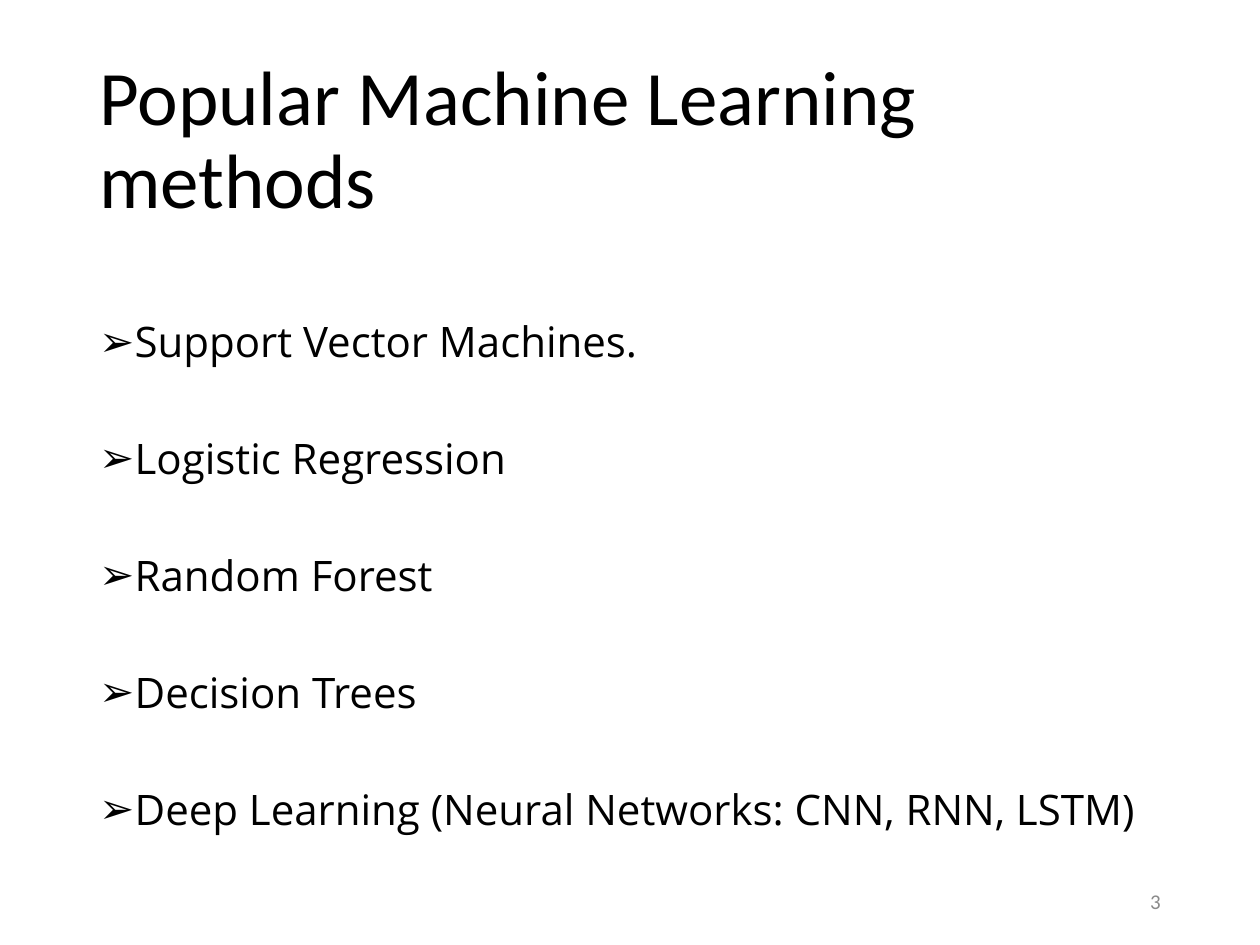
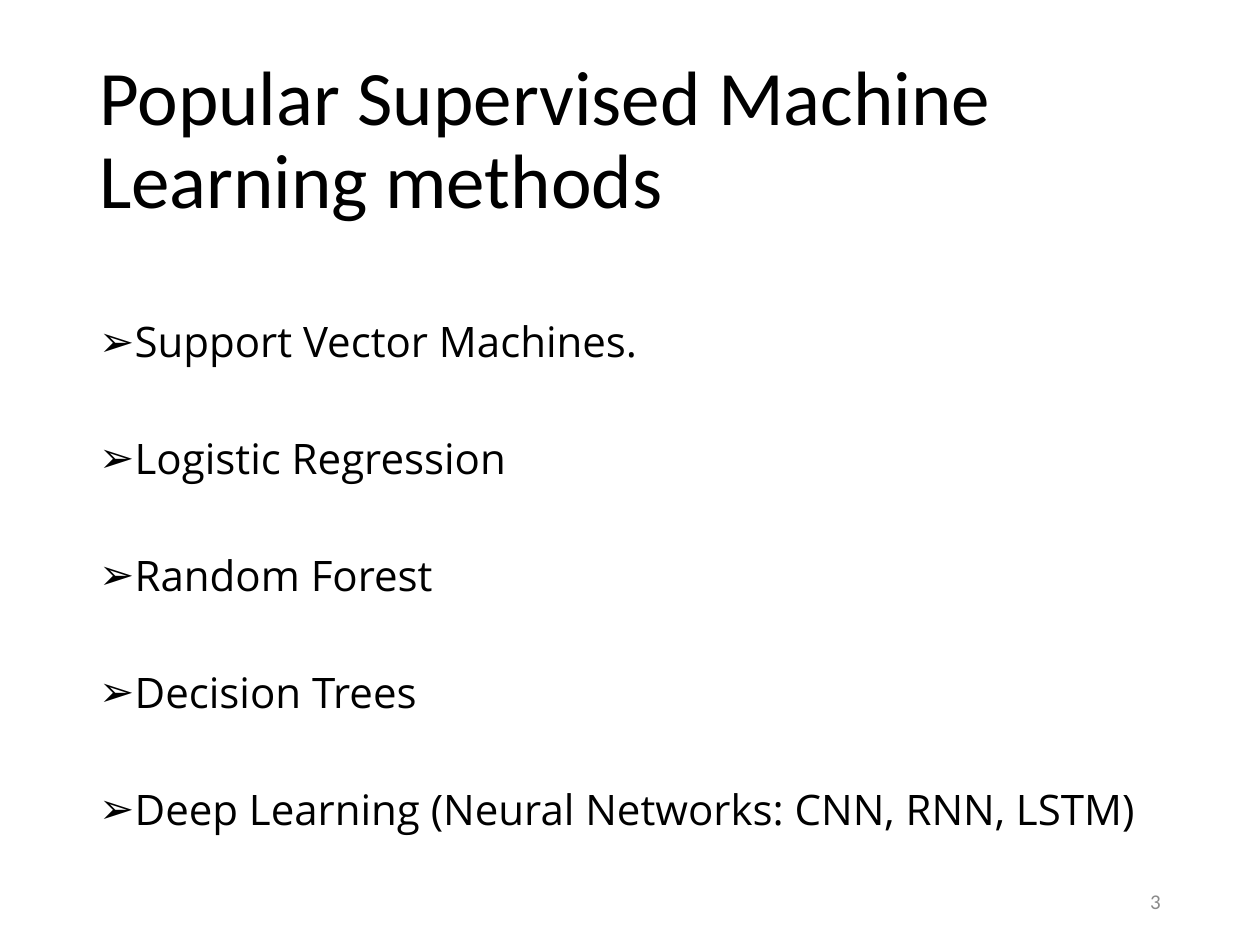
Before and after one commit to evhart/smasac-tutorial, a slide deck: slide 3 of slides/pptx/4-classification.pptx. Drawn at 1260x945 pixels with LibreOffice and Linux fonts; fonts in the diff are those of the drawing. Boxes give left, top, right and bottom in pixels: in the first picture for what was removed or moved away, otherwise in the second. Text is boxed around its words. In the diff, an @@ line names an element or a change of style, - is before the commit and + after.

```diff
--- a/slides/pptx/4-classification.pptx
+++ b/slides/pptx/4-classification.pptx
@@ title at bbox=[99, 71, 990, 222]: text changed @@
-Popular Machine Learning methods
+Popular Supervised Machine Learning methods
```
Also in this commit, not shown: 3 other slides changed.
